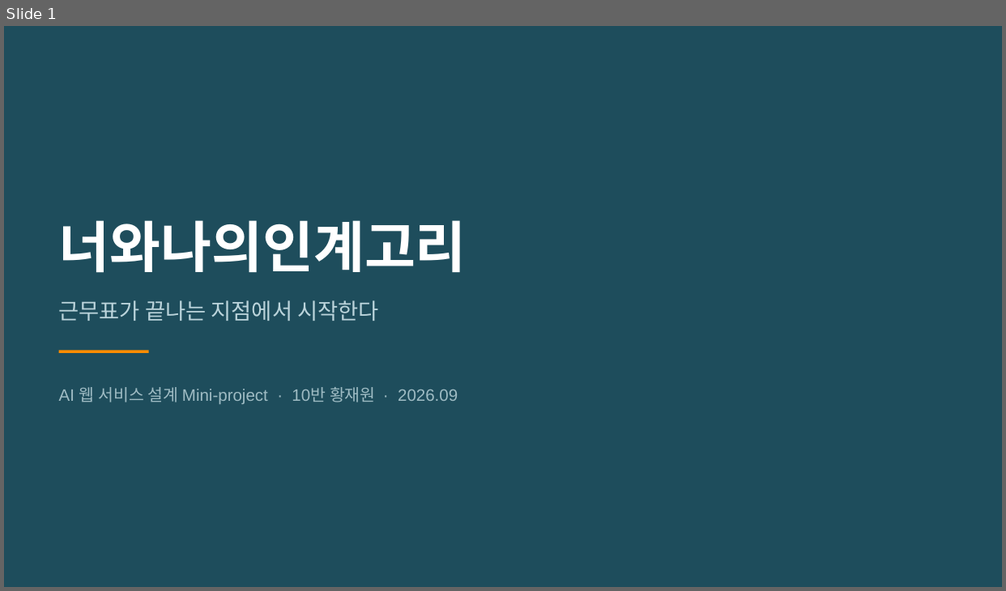
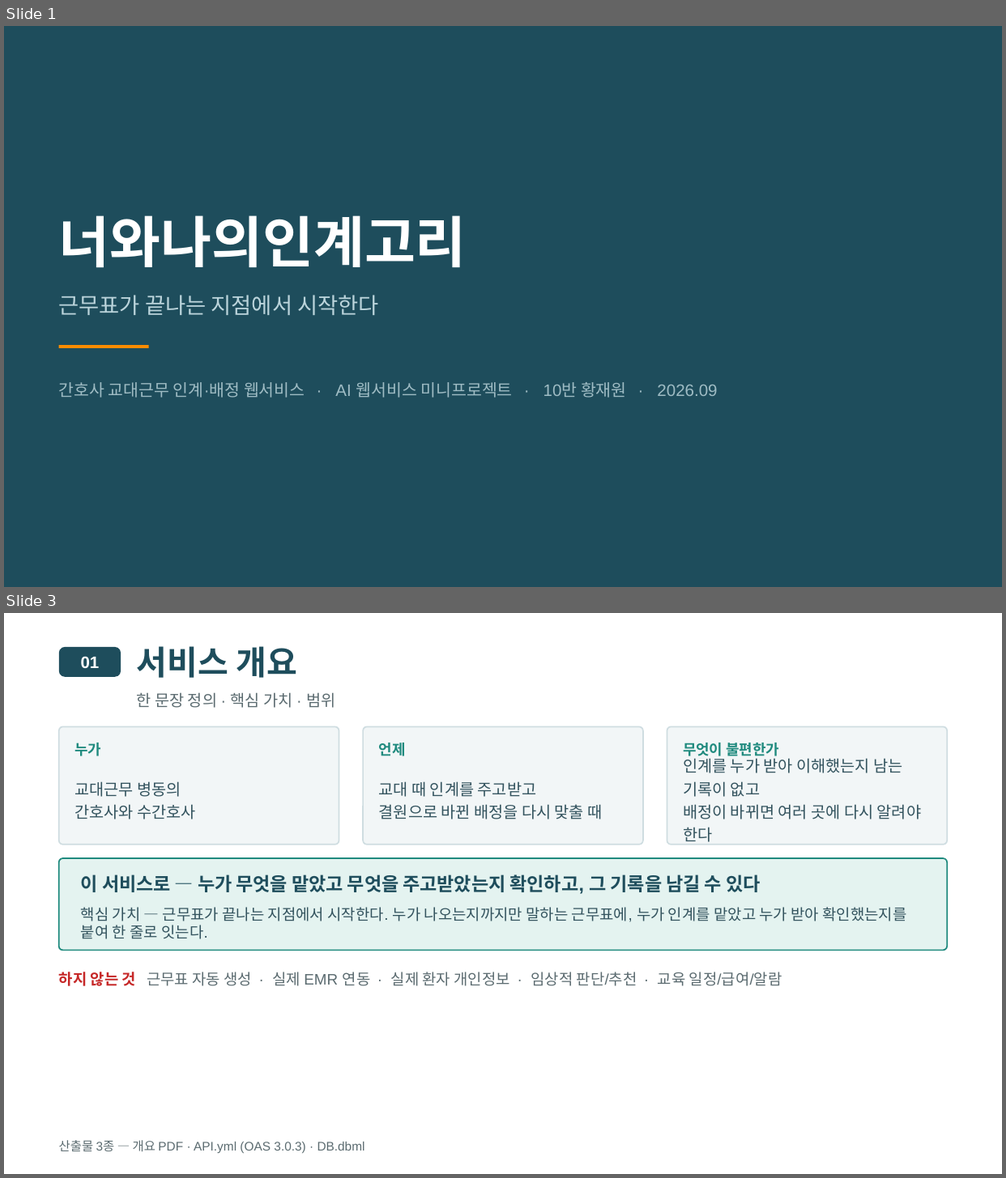
Before and after one commit to wodnjs2020136144/skala-webservice-mini, a slide deck: deliverables/10반_황재원_너와나의인계고리-개요.pptx. Shown one above the other, each under a label of ours: slide 1 before the commit, slides 1 and 3 after it; the slides between them are not shown. The pictures are 1006x591 and 1006x1178 pixels, drawn with LibreOffice and Linux fonts; fonts in the diff are those of the drawing. Boxes give left, top, right and bottom in pixels: in the first picture for what was removed or moved away, otherwise in the second. Text is boxed around its words. In the diff, an @@ line names an element or a change of style, - is before the commit and + after.

```diff
--- a/deliverables/10반_황재원_너와나의인계고리-개요.pptx
+++ b/deliverables/10반_황재원_너와나의인계고리-개요.pptx
@@ slide 3 added at <box>4,613,1002,1174</box>, background #FFFFFF @@
@@ rounded rectangle added at <box>59,647,121,677</box>, fill #1E4D5C @@
@@ text added at <box>81,656,100,668</box>, 12 pt, text #FFFFFF, bold @@
+01
@@ text added at <box>137,646,297,678</box>, 24 pt, text #1E4D5C, bold @@
+서비스 개요
@@ text added at <box>137,692,335,708</box>, 11.5 pt, text #5B6B70 @@
+한 문장 정의 · 핵심 가치 · 범위
@@ rounded rectangle added at <box>59,726,339,845</box>, fill #F2F6F7, outline #CFDDE1 1 pt @@
@@ rounded rectangle added at <box>364,726,644,845</box>, fill #F2F6F7, outline #CFDDE1 1 pt @@
@@ rounded rectangle added at <box>667,726,947,845</box>, fill #F2F6F7, outline #CFDDE1 1 pt @@
@@ text added at <box>74,743,101,756</box>, 10.5 pt, text #1F8A7E, bold @@
+누가
@@ text added at <box>379,743,406,756</box>, 10.5 pt, text #1F8A7E, bold @@
+언제
@@ text added at <box>683,743,779,760</box>, 10.5 pt, text #1F8A7E, bold @@
+무엇이 불편한가
@@ text added at <box>683,756,921,842</box>, 11.5 pt, text #33535E @@
+인계를 누가 받아 이해했는지 남는 기록이 없고
+배정이 바뀌면 여러 곳에 다시 알려야 한다
@@ text added at <box>74,781,196,820</box>, 11.5 pt, text #33535E @@
+교대근무 병동의
+간호사와 수간호사
@@ text added at <box>379,781,603,820</box>, 11.5 pt, text #33535E @@
+교대 때 인계를 주고받고
+결원으로 바뀐 배정을 다시 맞출 때
@@ rounded rectangle added at <box>59,858,947,950</box>, fill #E4F3F0, outline #1F8A7E 1 pt @@
@@ text added at <box>81,875,760,894</box>, 13.5 pt, text #1E4D5C, bold @@
+이 서비스로 — 누가 무엇을 맡았고 무엇을 주고받았는지 확인하고, 그 기록을 남길 수 있다
@@ text added at <box>81,907,906,939</box>, 11 pt, text #33535E @@
+핵심 가치 — 근무표가 끝나는 지점에서 시작한다. 누가 나오는지까지만 말하는 근무표에, 누가 인계를 맡았고 누가 받아 확인했는지를 붙여 한 줄로 잇는다.
@@ text added at <box>59,972,782,986</box>, 11 pt, text #5B6B70 @@
+하지 않는 것 근무표 자동 생성 · 실제 EMR 연동 · 실제 환자 개인정보 · 임상적 판단/추천 · 교육 일정/급여/알람
@@ text added at <box>59,1140,365,1153</box>, 9 pt, text #5B6B70 @@
+산출물 3종 — 개요 PDF · API.yml (OAS 3.0.3) · DB.dbml
@@ slide 1 changed as well @@
@@ 2 texts, 1 rectangle: place and size @@
-2 texts, 1 rectangle at <box>59,220,467,353</box>
+2 texts, 1 rectangle at <box>59,216,467,348</box>
@@ text at <box>59,382,717,398</box>: text changed @@
-AI 웹 서비스 설계 Mini-project · 10반 황재원 · 2026.09
+간호사 교대근무 인계·배정 웹서비스 · AI 웹서비스 미니프로젝트 · 10반 황재원 · 2026.09
```
Also in this commit, not shown: 4 other slides changed, 24 other slides added, 23 slides removed, 16 other files.
